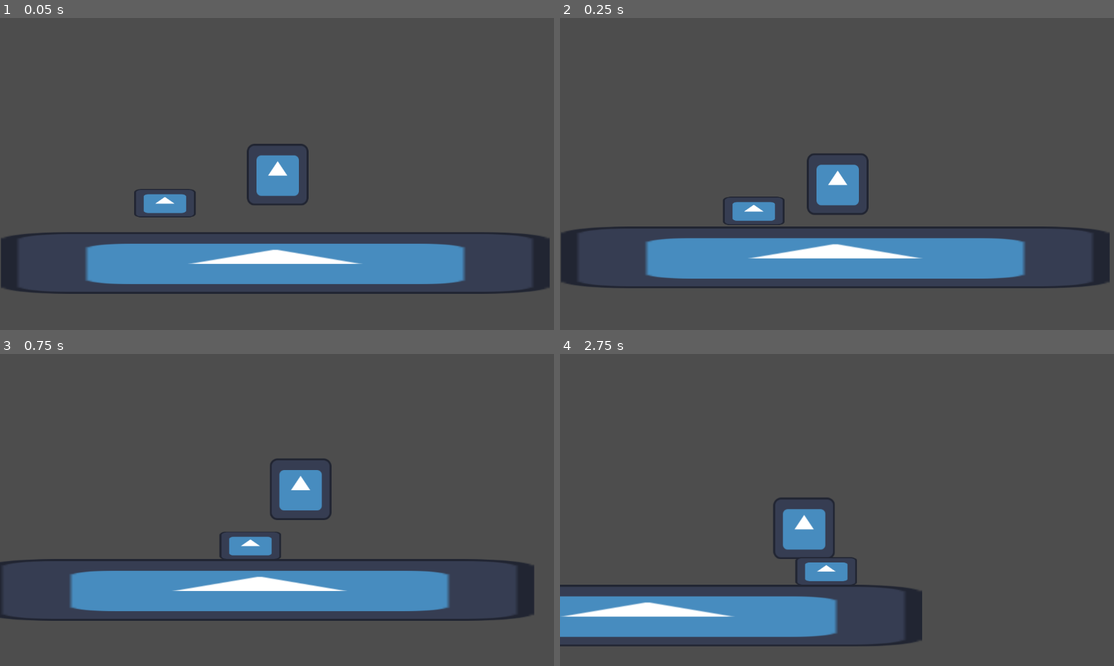
Above: before the commit, frames 1-4 (two rows, left to right).
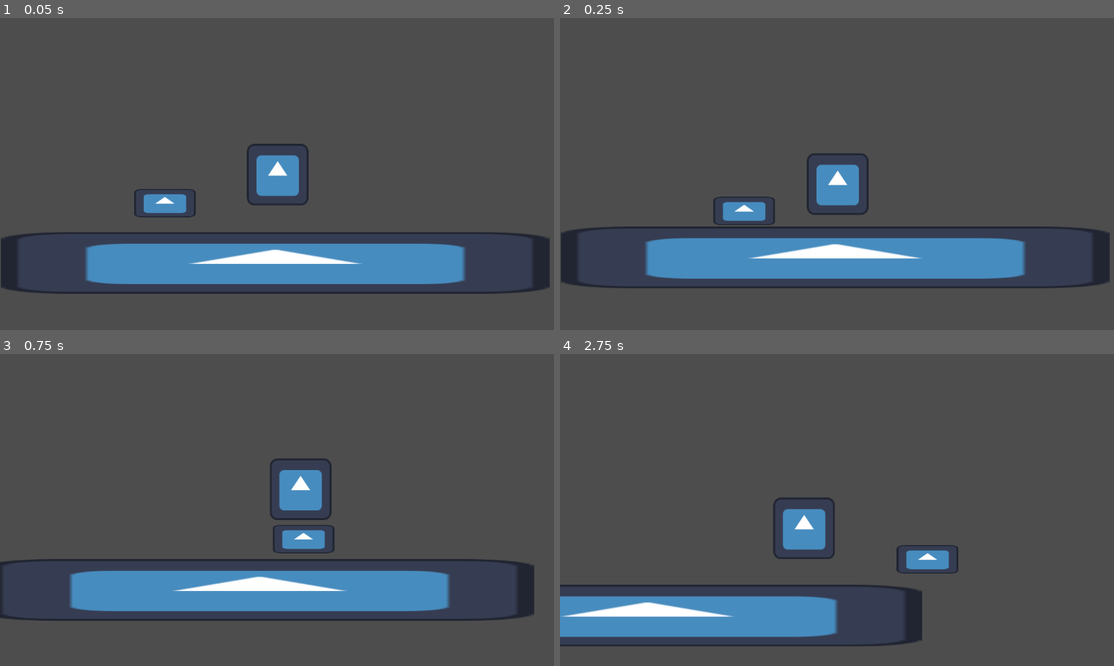
Above: after the commit, the same moments.

Repository: dzfrias/gladiator
Game: Godot game, scene res://scenes/test_scene.tscn
Same seed, same stepped clock (60 frames per second), same inputs: the game is played once before the commit and once after it. The engine's default icon, where the game draws it, is replaced by a stand-in: a white triangle on a blue panel in a dark square.
Inputs (mouse positions are in pixels of both pictures, inside the frame that each line leads up to):
- Up to frame 1 (0.05 s): no input
- Up to frame 2 (0.25 s): no input
- Up to frame 3 (0.75 s): move the mouse to (398, 494) at 0.52 s; hold D (right) from 0.53 s (still down); hold Space (jump) from 0.53 s (still down)
- Up to frame 4 (2.75 s): move the mouse to (726, 525) at 1.27 s; release Space (jump) at 1.28 s; click (726, 525) at 1.35 s; tap Space (jump) at 1.52, 1.55, 1.82 s; move the mouse to (892, 441) at 2.02 s; release D (right) at 2.03 s; hold A (left) from 2.03 s (still down); hold Space (jump) from 2.03 s (still down)

Frame 1 is identical in both runs. In frame 2, 0.4% of the frame differs, in the area x 27-41%, y 57-67%; in frame 3, 1.2%; in frame 4, 1.2%, in the area x 42-72%, y 61-74%.

Commit message:
Basic wolf enemy

Diff:
--- a/scenes/player.tscn
+++ b/scenes/player.tscn
@@ -29,3 +29,5 @@
 [node name="Weapon" type="Node2D" parent="."]
 script = ExtResource("5_crqak")
 bullet_path_scene = ExtResource("2_xv087")
+
+[connection signal="died" from="Health" to="." method="_on_health_died"]
--- a/scenes/wolf.tscn
+++ b/scenes/wolf.tscn
@@ -9,6 +9,9 @@
 
 [sub_resource type="RectangleShape2D" id="RectangleShape2D_kmjyx"]
 size = Vector2(200.25, 1066)
+
+[sub_resource type="RectangleShape2D" id="RectangleShape2D_ct54a"]
+size = Vector2(25, 91)
 
 [node name="Node2D" type="CharacterBody2D"]
 collision_layer = 2
@@ -28,14 +31,43 @@
 max_health = 15.0
 
 [node name="DetectionZone" type="Area2D" parent="."]
+visible = false
 collision_mask = 2
+monitorable = false
 
 [node name="CollisionShape2D" type="CollisionShape2D" parent="DetectionZone"]
 position = Vector2(2, -68.875)
 rotation = -1.5708
 shape = SubResource("RectangleShape2D_kmjyx")
 
+[node name="AttackTimer" type="Timer" parent="."]
+wait_time = 0.6
+one_shot = true
+
+[node name="TiredTimer" type="Timer" parent="."]
+wait_time = 0.8
+one_shot = true
+
+[node name="WindupTimer" type="Timer" parent="."]
+wait_time = 0.1
+one_shot = true
+
+[node name="AttackBox" type="Area2D" parent="."]
+collision_layer = 4
+collision_mask = 2
+monitorable = false
+
+[node name="CollisionShape2D" type="CollisionShape2D" parent="AttackBox"]
+position = Vector2(58, -5)
+shape = SubResource("RectangleShape2D_ct54a")
+disabled = true
+debug_color = Color(0.644145, 0.106926, 0.184851, 0.42)
+
 [connection signal="damage_taken" from="Health" to="." method="_on_health_damage_taken"]
 [connection signal="died" from="Health" to="." method="_on_health_died"]
 [connection signal="body_entered" from="DetectionZone" to="." method="_on_detection_zone_body_entered"]
 [connection signal="body_exited" from="DetectionZone" to="." method="_on_detection_zone_body_exited"]
+[connection signal="timeout" from="AttackTimer" to="." method="_on_attack_timer_timeout"]
+[connection signal="timeout" from="TiredTimer" to="." method="_on_tired_timer_timeout"]
+[connection signal="timeout" from="WindupTimer" to="." method="_on_windup_timer_timeout"]
+[connection signal="body_entered" from="AttackBox" to="." method="_on_attack_box_body_entered"]
--- a/scripts/player.gd
+++ b/scripts/player.gd
@@ -26,3 +26,9 @@
 func _input(event: InputEvent) -> void:
 	if event.is_action_pressed("fire"):
 		$Weapon.fire(position)
+
+func damage(amount: float) -> void:
+	$Health.take_damage(amount)
+
+func _on_health_died() -> void:
+	print("The player has died")
--- a/scripts/wolf.gd
+++ b/scripts/wolf.gd
@@ -1,28 +1,59 @@
-extends CharacterBody2D
-
+class_name Wolf extends CharacterBody2D
 
 @export var speed: float = 300.0
-var tracking: Node2D
+@export var attack_speed: float = 600.0
+@export var attack_jump: float = -250.0
+@export var attack_distance: float = 200.0
+@export var attack_damage: float = 5.0
+
+var _state: State = State.IDLE
+var _tracking: Node2D
+var _attack_direction := 0.0
+
+enum State {
+	IDLE,
+	# Detected player in zone, follow
+	TRACKING,
+	ATTACKING,
+	# Recovering from attack (or beginning an attack)
+	TIRED,
+}
 
 func _physics_process(delta: float) -> void:
 	if not is_on_floor():
 		velocity += get_gravity() * delta
 
-	if tracking:
-		var direction = sign(tracking.position.x - position.x)
-		velocity.x = direction * speed
-	else:
-		velocity.x = move_toward(velocity.x, 0, speed)
+	match _state:
+		State.TRACKING:
+			assert(_tracking != null)
+			var dist := _tracking.position.x - position.x
+			var direction := signf(dist)
+			scale.x = direction
+			if abs(dist) <= attack_distance:
+				_state = State.TIRED
+				_attack_direction = direction
+				$WindupTimer.start()
+			else:
+				velocity.x = direction * speed
+		State.IDLE:
+			# TODO make wolf patrol back and forth
+			velocity.x = 0
+		State.TIRED:
+			velocity.x = 0
+		State.ATTACKING:
+			assert(_attack_direction != 0)
+			velocity.x = _attack_direction * attack_speed
 
 	move_and_slide()
 
 func _on_detection_zone_body_entered(body: Node2D) -> void:
 	if body is Player:
-		tracking = body
+		_state = State.TRACKING
+		_tracking = body
 
 func _on_detection_zone_body_exited(body: Node2D) -> void:
 	if body is Player:
-		tracking = null
+		_tracking = null
 
 func _on_health_damage_taken(_amount: float) -> void:
 	print("Wolf damage taken")
@@ -30,3 +61,28 @@
 func _on_health_died() -> void:
 	print("Wolf died")
 	queue_free()
+
+func _on_attack_timer_timeout() -> void:
+	assert(_state == State.ATTACKING)
+	_state = State.TIRED
+	_attack_direction = 0.0
+	$TiredTimer.start()
+	$AttackBox/CollisionShape2D.disabled = true
+
+func _on_tired_timer_timeout() -> void:
+	assert(_state == State.TIRED)
+	_state = State.TRACKING if _tracking else State.IDLE
+
+func _on_windup_timer_timeout() -> void:
+	# Should already be set
+	assert(_attack_direction != 0 and _state == State.TIRED)
+	_state = State.ATTACKING
+	velocity.y = attack_jump
+	$AttackTimer.start()
+	$AttackBox/CollisionShape2D.disabled = false
+
+func _on_attack_box_body_entered(body: Node2D) -> void:
+	if body is not Player:
+		return
+	var player := body as Player
+	player.damage(attack_damage)
Not shown: 1 places in scenes/wolf.tscn that only renumber resources
